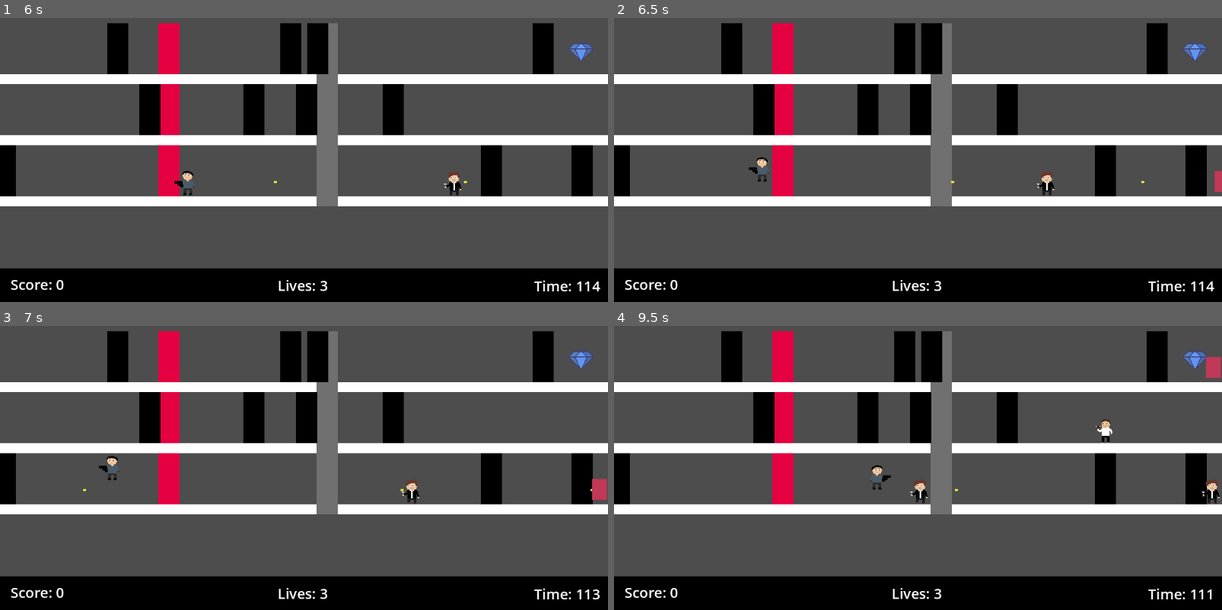
Above: before the commit, frames 1-4 (two rows, left to right).
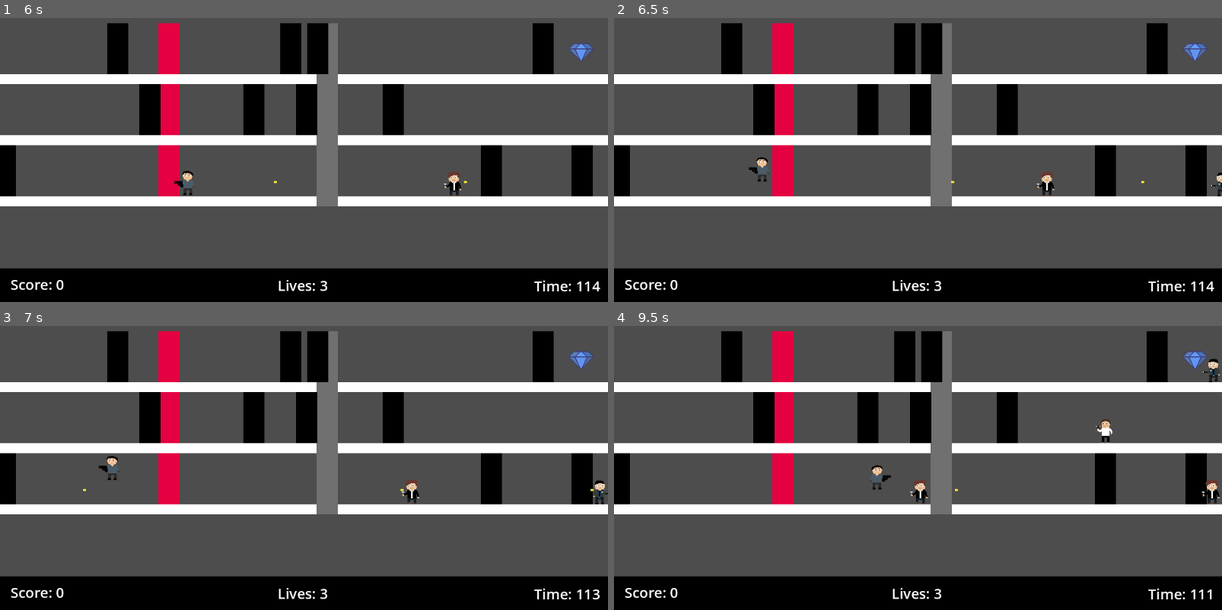
Above: after the commit, the same moments.

Repository: Colonelpanic0/Heist
Game: Godot game, scene res://Scenes/playablenew.tscn
Two runs of this game, one before a commit and one after it. Both use one fixed random seed, a clock stepped at 60 frames per second and the inputs below.
Inputs:
- Up to frame 1 (6 s): tap Enter at 0.5 s; hold D (Right) 0.53-2.03 s; tap 2 (Fire) every 1.5 s from 0.6 to 5.1 s; tap 1 (Jump) at 0.77, 1.52, 3.02, 3.77, 4.52 s; tap Space (Start) every 1.5 s from 1.35 to 5.85 s; hold A (Left) 2.03-2.78 s; hold D (Right) 2.78-4.28 s; hold A (Left) 4.28-5.03 s; hold D (Right) 5.03-5.78 s; hold A (Left) from 5.78 s (still down)
- Up to frame 2 (6.5 s): keep holding A (Left); tap 1 (Jump) at 6.02 s
- Up to frame 3 (7 s): keep holding A (Left); tap 2 (Fire) at 6.6 s; tap 1 (Jump) at 6.77 s
- Up to frame 4 (9.5 s): release A (Left) at 7.28 s; hold D (Right) from 7.28 s (still down); tap Space (Start) at 7.35, 8.85 s; tap 1 (Jump) at 7.52, 9.02 s; tap 2 (Fire) at 8.1 s

Frame 1 is identical in both runs. In frame 2, 0.1% of the frame differs, in the area x 98-100%, y 53-63%; in frame 3, 0.2%, in the area x 97-100%, y 53-63%; in frame 4, 0.2%.

Commit message:
Fixed security guard sprites

Diff:
--- a/heist/Scenes/NPCs/Security.tscn
+++ b/heist/Scenes/NPCs/Security.tscn
@@ -1,23 +1,32 @@
-[gd_scene load_steps=3 format=3 uid="uid://dsg35d52n0wg4"]
+[gd_scene load_steps=4 format=3 uid="uid://dsg35d52n0wg4"]
 
 [ext_resource type="Script" uid="uid://duw70hom5r32n" path="res://Scripts/Guest.gd" id="1_r0d4i"]
+[ext_resource type="SpriteFrames" uid="uid://dqdv4j7wlfvh3" path="res://Sprites/Security/security_frames.tres" id="2_vq5b5"]
 
 [sub_resource type="RectangleShape2D" id="RectangleShape2D_pji50"]
-size = Vector2(28, 40)
+size = Vector2(35, 49)
 
 [node name="Security" type="CharacterBody2D"]
 collision_layer = 8
 collision_mask = 16
 script = ExtResource("1_r0d4i")
 speed = 50.0
+guest_f = ExtResource("2_vq5b5")
 
 [node name="ColorRect" type="ColorRect" parent="."]
+visible = false
 offset_right = 28.0
 offset_bottom = 40.0
 color = Color(0.7511615, 0.2217108, 0.3389526, 1)
 
 [node name="CollisionShape2D" type="CollisionShape2D" parent="."]
-position = Vector2(14, 20)
+position = Vector2(17.5, 24.5)
 shape = SubResource("RectangleShape2D_pji50")
 
 [node name="Security" type="Node2D" parent="."]
+
+[node name="Sprite" type="AnimatedSprite2D" parent="."]
+unique_name_in_owner = true
+position = Vector2(-10, 0)
+sprite_frames = ExtResource("2_vq5b5")
+centered = false
--- /dev/null
+++ b/heist/Sprites/Security/security_frames.tres
@@ -0,0 +1,33 @@
+[gd_resource type="SpriteFrames" load_steps=4 format=3 uid="uid://dqdv4j7wlfvh3"]
+
+[ext_resource type="Texture2D" uid="uid://d2ud5vb6tgf80" path="res://Sprites/Security/security1.png" id="1_mevjq"]
+[ext_resource type="Texture2D" uid="uid://wsx3yxo7ml4x" path="res://Sprites/Security/security2.png" id="2_25gen"]
+[ext_resource type="Texture2D" uid="uid://cldcp2f1o10up" path="res://Sprites/Security/security3.png" id="3_btmqp"]
+
+[resource]
+animations = [{
+"frames": [{
+"duration": 1.0,
+"texture": ExtResource("1_mevjq")
+}],
+"loop": true,
+"name": &"default",
+"speed": 5.0
+}, {
+"frames": [{
+"duration": 1.0,
+"texture": ExtResource("2_25gen")
+}, {
+"duration": 1.0,
+"texture": ExtResource("1_mevjq")
+}, {
+"duration": 1.0,
+"texture": ExtResource("3_btmqp")
+}, {
+"duration": 1.0,
+"texture": ExtResource("1_mevjq")
+}],
+"loop": true,
+"name": &"walking",
+"speed": 5.0
+}]
Not shown, changed: heist/Sprites/gun.png.import
